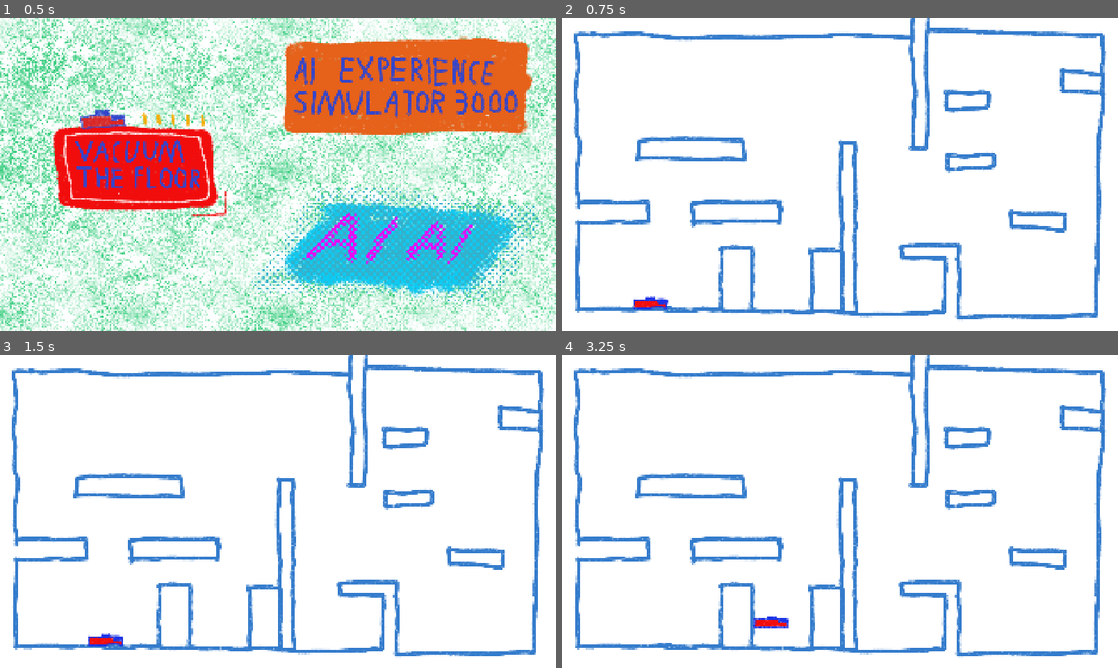
Above: before the commit, frames 1-4 (two rows, left to right).
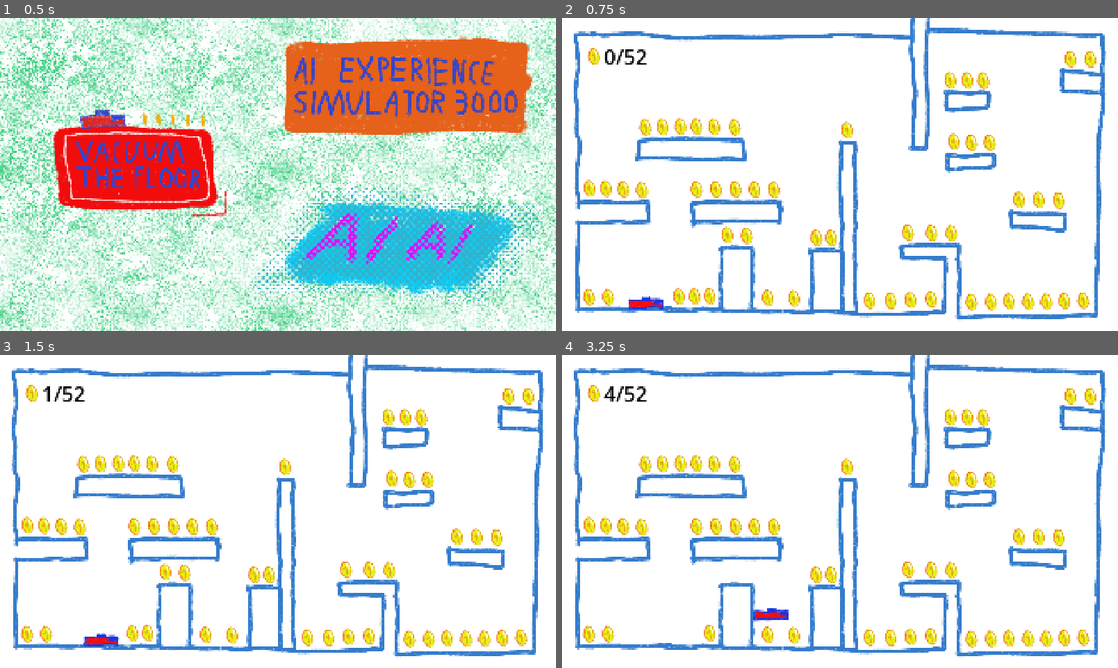
Above: after the commit, the same moments.

Repository: AkiPoh/ai-experience-simulator-3000
Game: Godot game, scene res://menu/menu.tscn
Same seed, same stepped clock (60 frames per second), same inputs: the game is played once before the commit and once after it.
Inputs (mouse positions are in pixels of both pictures, inside the frame that each line leads up to):
- Up to frame 1 (0.5 s): no input
- Up to frame 2 (0.75 s): click (695, 168) at 0.5 s
- Up to frame 3 (1.5 s): tap Enter at 1.25 s; hold D (move_right) from 1.28 s (still down)
- Up to frame 4 (3.25 s): tap Up (jump) at 1.52, 2.27 s; release D (move_right) at 2.78 s; hold Left (move_left) from 2.78 s (still down)

Frame 1 is identical in both runs. In frame 2, 5.1% of the frame differs, in the area x 3-97%, y 9-94%; in frame 3, 5.0%; in frame 4, 5.0%.

Commit message:
Finish implementing level1 MVP in G

Diff:
--- /dev/null
+++ b/godot-game/level1/level_1.gd
@@ -0,0 +1,33 @@
+extends Node2D
+
+
+var coins_collected := 0
+var total_coins := 0
+
+
+# Called when the node enters the scene tree for the first time.
+func _ready() -> void:
+	total_coins = $Coins.get_child_count()
+	for coin in $Coins.get_children():
+		coin.body_entered.connect(_on_coin_collected.bind(coin))
+	$CoinCounter.text = str(coins_collected) + "/" + str(total_coins)
+
+
+# Called every frame. 'delta' is the elapsed time since the previous frame.
+func _process(delta: float) -> void:
+	pass
+
+
+func _on_coin_collected(body: Node, coin: Node) -> void:
+	if body == $Vacuum:
+		coins_collected += 1
+		coin.queue_free()
+		$CoinCounter.text = str(coins_collected) + "/" + str(total_coins)
+		if coins_collected >= total_coins:
+			_on_level_complete()
+
+
+func _on_level_complete() -> void:
+	$WinOverlay.visible = true
+	await get_tree().create_timer(5).timeout
+	get_tree().change_scene_to_file("res://menu/menu.tscn")
--- a/godot-game/level1/level_1.tscn
+++ b/godot-game/level1/level_1.tscn
@@ -1,8 +1,11 @@
-[gd_scene load_steps=30 format=3 uid="uid://gknarqs2e6u7"]
+[gd_scene load_steps=33 format=3 uid="uid://gknarqs2e6u7"]
 
 [ext_resource type="Texture2D" uid="uid://dkoc1clcp6fw1" path="res://level1/art/level1-main.png" id="1_4hwfk"]
 [ext_resource type="Texture2D" uid="uid://devy77ikw2ajr" path="res://level1/art/player-trimmed-canvas.png" id="1_h77vs"]
+[ext_resource type="Script" uid="uid://dokvx3kb8fcvf" path="res://level1/level_1.gd" id="1_mh48n"]
 [ext_resource type="Script" uid="uid://dbtvs1x27mc1e" path="res://level1/vacuum.gd" id="1_xpeh6"]
+[ext_resource type="PackedScene" uid="uid://dv6hsgtmmsv84" path="res://level1/coin/coin.tscn" id="2_v8of2"]
+[ext_resource type="Texture2D" uid="uid://cxvmhq4gu1dus" path="res://level1/coin/art/coin.png" id="6_atmxi"]
 
 [sub_resource type="RectangleShape2D" id="RectangleShape2D_4hwfk"]
 size = Vector2(633, 87)
@@ -83,10 +86,12 @@
 size = Vector2(120, 34)
 
 [node name="Level1" type="Node2D"]
+script = ExtResource("1_mh48n")
 
 [node name="Background" type="Sprite2D" parent="."]
 texture = ExtResource("1_4hwfk")
 centered = false
+metadata/_edit_lock_ = true
 
 [node name="WallsEtc" type="Node2D" parent="."]
 
@@ -206,8 +211,166 @@
 one_way_collision = true
 debug_color = Color(0.6192919, 0.35545346, 1, 0.41960785)
 
+[node name="Coins" type="Node2D" parent="."]
+
+[node name="Coin" parent="Coins" instance=ExtResource("2_v8of2")]
+position = Vector2(93, 963)
+
+[node name="Coin2" parent="Coins" instance=ExtResource("2_v8of2")]
+position = Vector2(160, 963)
+
+[node name="Coin6" parent="Coins" instance=ExtResource("2_v8of2")]
+position = Vector2(404, 961)
+
+[node name="Coin7" parent="Coins" instance=ExtResource("2_v8of2")]
+position = Vector2(459, 961)
+
+[node name="Coin8" parent="Coins" instance=ExtResource("2_v8of2")]
+position = Vector2(510, 960)
+
+[node name="Coin9" parent="Coins" instance=ExtResource("2_v8of2")]
+position = Vector2(571, 749)
+
+[node name="Coin10" parent="Coins" instance=ExtResource("2_v8of2")]
+position = Vector2(638, 751)
+
+[node name="Coin11" parent="Coins" instance=ExtResource("2_v8of2")]
+position = Vector2(711, 966)
+
+[node name="Coin12" parent="Coins" instance=ExtResource("2_v8of2")]
+position = Vector2(801, 968)
+
+[node name="Coin13" parent="Coins" instance=ExtResource("2_v8of2")]
+position = Vector2(879, 759)
+
+[node name="Coin14" parent="Coins" instance=ExtResource("2_v8of2")]
+position = Vector2(930, 759)
+
+[node name="Coin15" parent="Coins" instance=ExtResource("2_v8of2")]
+position = Vector2(732, 593)
+
+[node name="Coin16" parent="Coins" instance=ExtResource("2_v8of2")]
+position = Vector2(665, 592)
+
+[node name="Coin17" parent="Coins" instance=ExtResource("2_v8of2")]
+position = Vector2(599, 591)
+
+[node name="Coin18" parent="Coins" instance=ExtResource("2_v8of2")]
+position = Vector2(531, 591)
+
+[node name="Coin19" parent="Coins" instance=ExtResource("2_v8of2")]
+position = Vector2(465, 591)
+
+[node name="Coin20" parent="Coins" instance=ExtResource("2_v8of2")]
+position = Vector2(276, 594)
+
+[node name="Coin21" parent="Coins" instance=ExtResource("2_v8of2")]
+position = Vector2(212, 591)
+
+[node name="Coin22" parent="Coins" instance=ExtResource("2_v8of2")]
+position = Vector2(153, 589)
+
+[node name="Coin23" parent="Coins" instance=ExtResource("2_v8of2")]
+position = Vector2(95, 588)
+
+[node name="Coin24" parent="Coins" instance=ExtResource("2_v8of2")]
+position = Vector2(288, 377)
+
+[node name="Coin25" parent="Coins" instance=ExtResource("2_v8of2")]
+position = Vector2(347, 376)
+
+[node name="Coin26" parent="Coins" instance=ExtResource("2_v8of2")]
+position = Vector2(409, 375)
+
+[node name="Coin27" parent="Coins" instance=ExtResource("2_v8of2")]
+position = Vector2(465, 375)
+
+[node name="Coin28" parent="Coins" instance=ExtResource("2_v8of2")]
+position = Vector2(525, 376)
+
+[node name="Coin29" parent="Coins" instance=ExtResource("2_v8of2")]
+position = Vector2(597, 377)
+
+[node name="Coin30" parent="Coins" instance=ExtResource("2_v8of2")]
+position = Vector2(985, 387)
+
+[node name="Coin31" parent="Coins" instance=ExtResource("2_v8of2")]
+position = Vector2(1345, 743)
+
+[node name="Coin32" parent="Coins" instance=ExtResource("2_v8of2")]
+position = Vector2(1276, 742)
+
+[node name="Coin33" parent="Coins" instance=ExtResource("2_v8of2")]
+position = Vector2(1195, 741)
+
+[node name="Coin34" parent="Coins" instance=ExtResource("2_v8of2")]
+position = Vector2(1062, 975)
+
+[node name="Coin35" parent="Coins" instance=ExtResource("2_v8of2")]
+position = Vector2(1135, 976)
+
+[node name="Coin36" parent="Coins" instance=ExtResource("2_v8of2")]
+position = Vector2(1204, 973)
+
+[node name="Coin37" parent="Coins" instance=ExtResource("2_v8of2")]
+position = Vector2(1274, 971)
+
+[node name="Coin38" parent="Coins" instance=ExtResource("2_v8of2")]
+position = Vector2(1414, 980)
+
+[node name="Coin39" parent="Coins" instance=ExtResource("2_v8of2")]
+position = Vector2(1482, 980)
+
+[node name="Coin40" parent="Coins" instance=ExtResource("2_v8of2")]
+position = Vector2(1544, 978)
+
+[node name="Coin41" parent="Coins" instance=ExtResource("2_v8of2")]
+position = Vector2(1610, 979)
+
+[node name="Coin42" parent="Coins" instance=ExtResource("2_v8of2")]
+position = Vector2(1673, 979)
+
+[node name="Coin43" parent="Coins" instance=ExtResource("2_v8of2")]
+position = Vector2(1735, 977)
+
+[node name="Coin44" parent="Coins" instance=ExtResource("2_v8of2")]
+position = Vector2(1800, 975)
+
+[node name="Coin45" parent="Coins" instance=ExtResource("2_v8of2")]
+position = Vector2(1579, 628)
+
+[node name="Coin46" parent="Coins" instance=ExtResource("2_v8of2")]
+position = Vector2(1646, 628)
+
+[node name="Coin47" parent="Coins" instance=ExtResource("2_v8of2")]
+position = Vector2(1715, 630)
+
+[node name="Coin48" parent="Coins" instance=ExtResource("2_v8of2")]
+position = Vector2(1354, 427)
+
+[node name="Coin49" parent="Coins" instance=ExtResource("2_v8of2")]
+position = Vector2(1414, 431)
+
+[node name="Coin50" parent="Coins" instance=ExtResource("2_v8of2")]
+position = Vector2(1477, 430)
+
+[node name="Coin51" parent="Coins" instance=ExtResource("2_v8of2")]
+position = Vector2(1400, 215)
+
+[node name="Coin52" parent="Coins" instance=ExtResource("2_v8of2")]
+position = Vector2(1455, 216)
+
+[node name="Coin53" parent="Coins" instance=ExtResource("2_v8of2")]
+position = Vector2(1756, 142)
+
+[node name="Coin54" parent="Coins" instance=ExtResource("2_v8of2")]
+position = Vector2(1825, 143)
+
+[node name="Coin55" parent="Coins" instance=ExtResource("2_v8of2")]
+position = Vector2(1341, 215)
+
 [node name="Vacuum" type="CharacterBody2D" parent="."]
-position = Vector2(-61, 766)
+position = Vector2(-76, 768)
 script = ExtResource("1_xpeh6")
 
 [node name="CollisionShape2D" type="CollisionShape2D" parent="Vacuum"]
@@ -218,6 +381,41 @@
 position = Vector2(366, 212)
 texture = ExtResource("1_h77vs")
 
-[node name="Coins" type="Node2D" parent="."]
-
-[node name="UI" type="CanvasLayer" parent="."]
+[node name="CoinCounter" type="Label" parent="."]
+offset_left = 145.0
+offset_top = 85.0
+offset_right = 367.0
+offset_bottom = 182.0
+theme_override_colors/font_color = Color(0, 0, 0, 1)
+theme_override_colors/font_outline_color = Color(1, 1, 1, 1)
+theme_override_font_sizes/font_size = 71
+text = "0"
+
+[node name="Sprite2D" type="Sprite2D" parent="."]
+position = Vector2(110, 133)
+texture = ExtResource("6_atmxi")
+
+[node name="WinOverlay" type="CanvasLayer" parent="."]
+visible = false
+
+[node name="WinBackground" type="ColorRect" parent="WinOverlay"]
+anchors_preset = 15
+anchor_right = 1.0
+anchor_bottom = 1.0
+grow_horizontal = 2
+grow_vertical = 2
+color = Color(0.7372549, 0.7372549, 0.7372549, 0.26666668)
+
+[node name="WinLabel" type="Label" parent="WinOverlay"]
+anchors_preset = 15
+anchor_right = 1.0
+anchor_bottom = 1.0
+grow_horizontal = 2
+grow_vertical = 2
+theme_override_constants/outline_size = 25
+theme_override_font_sizes/font_size = 131
+text = "ALL COINS COLLECTED AND
+FLOORS VACUUMED!
+[returning to menu....]"
+horizontal_alignment = 1
+vertical_alignment = 1
Not shown, added: godot-game/level1/level_1.gd.uid
